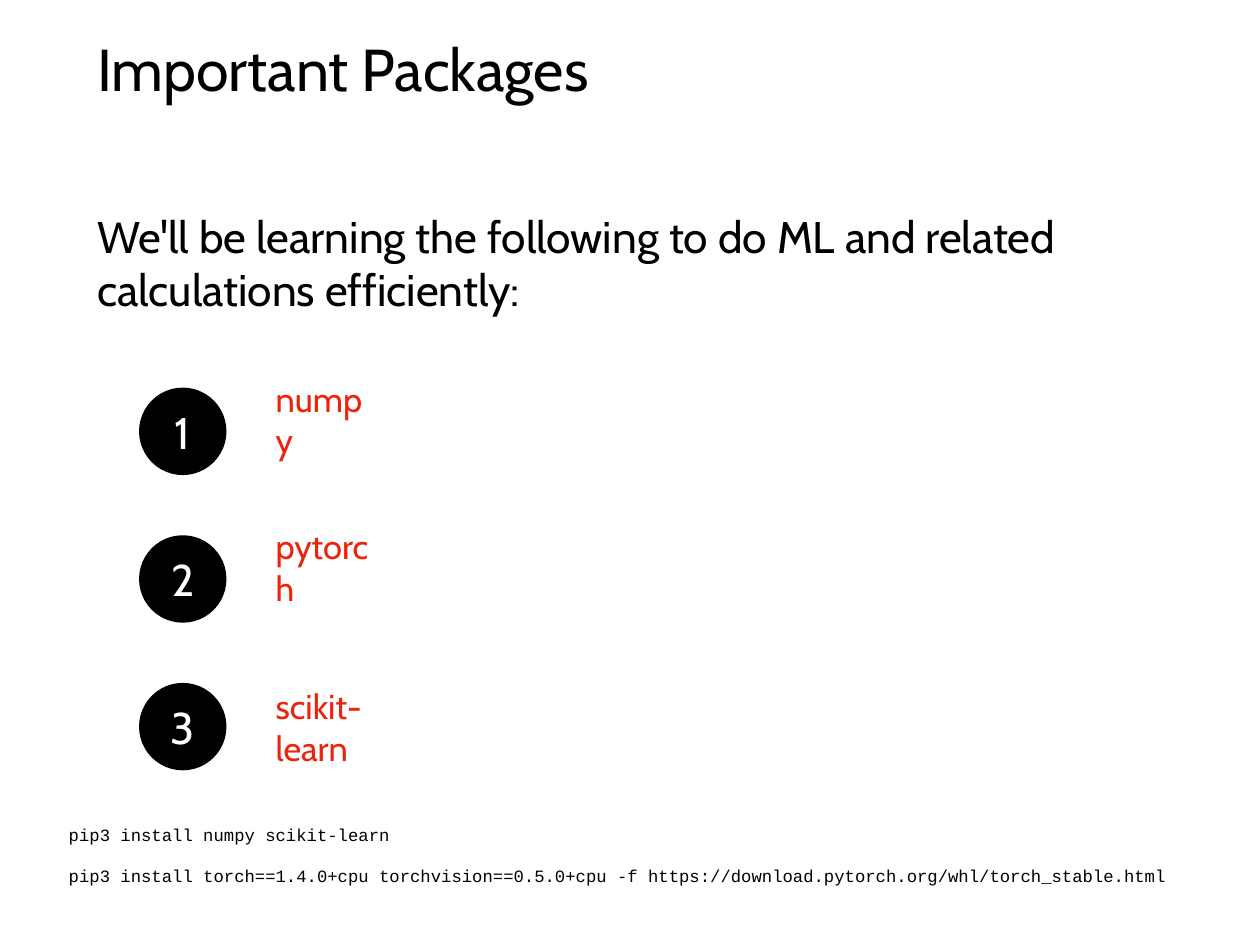
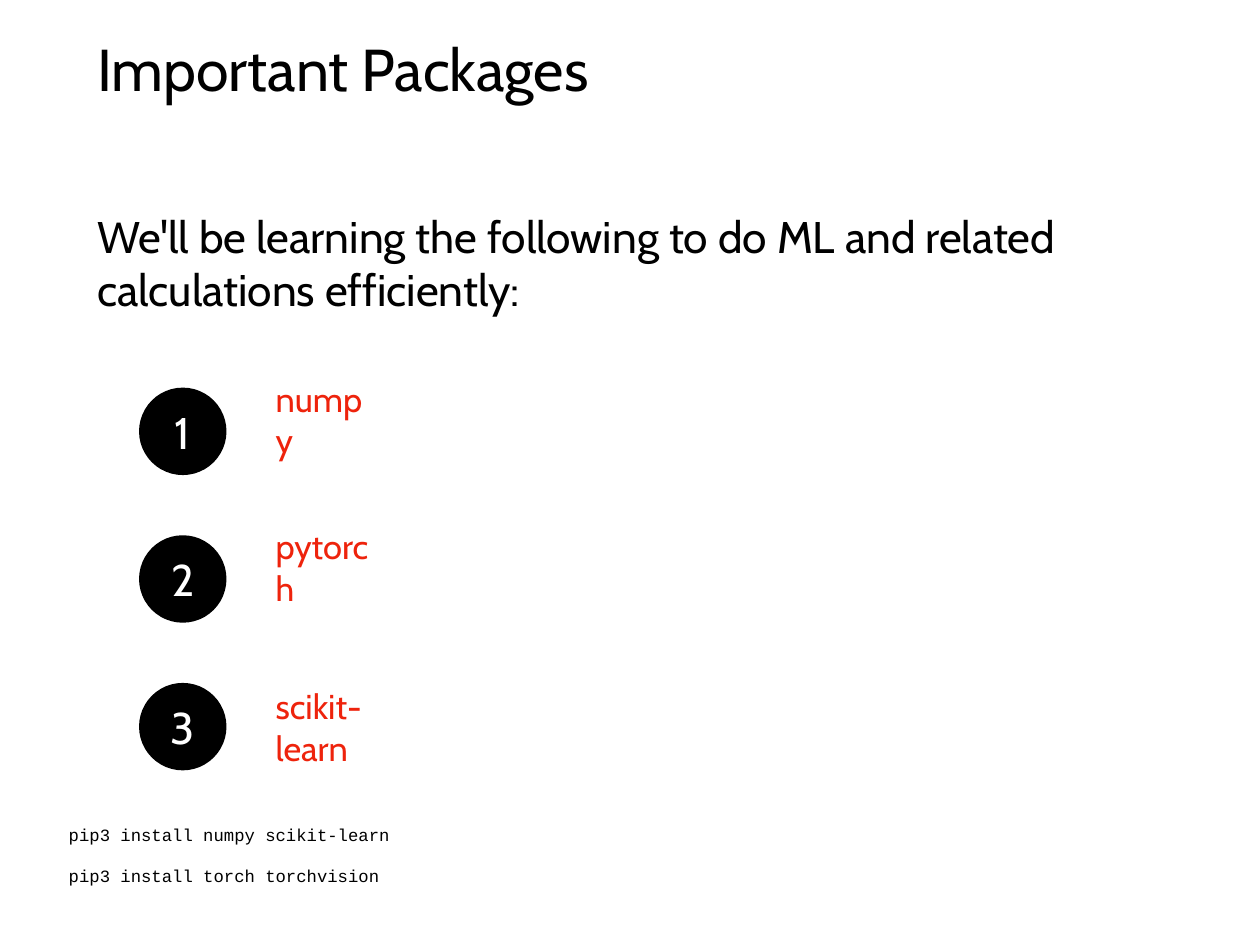
Before and after one commit to tylerharter/caraza-harter-com, a slide deck: slide 28 of tyler/meena/cs320/s23/lec/27-ml/slides.pptx. Drawn at 1260x945 pixels with LibreOffice and Linux fonts; fonts in the diff are those of the drawing. Boxes give left, top, right and bottom in pixels: in the first picture for what was removed or moved away, otherwise in the second. Text is boxed around its words. In the diff, an @@ line names an element or a change of style, - is before the commit and + after.

Commit message:
Updating torch install command

```diff
--- a/tyler/meena/cs320/s23/lec/27-ml/slides.pptx
+++ b/tyler/meena/cs320/s23/lec/27-ml/slides.pptx
@@ text at bbox=[69, 870, 379, 886]: text changed @@
-pip3 install torch==1.4.0+cpu torchvision==0.5.0+cpu -f https://download.pytorch.org/whl/torch_stable.html
+pip3 install torch torchvision
```
Also in this commit, not shown: 1 other file.
